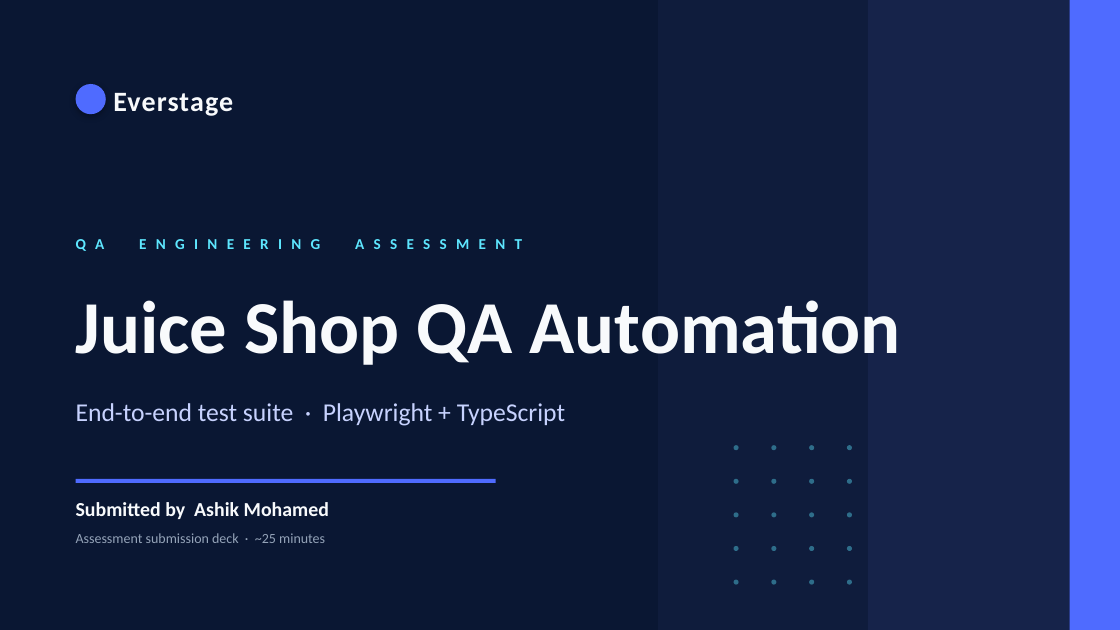
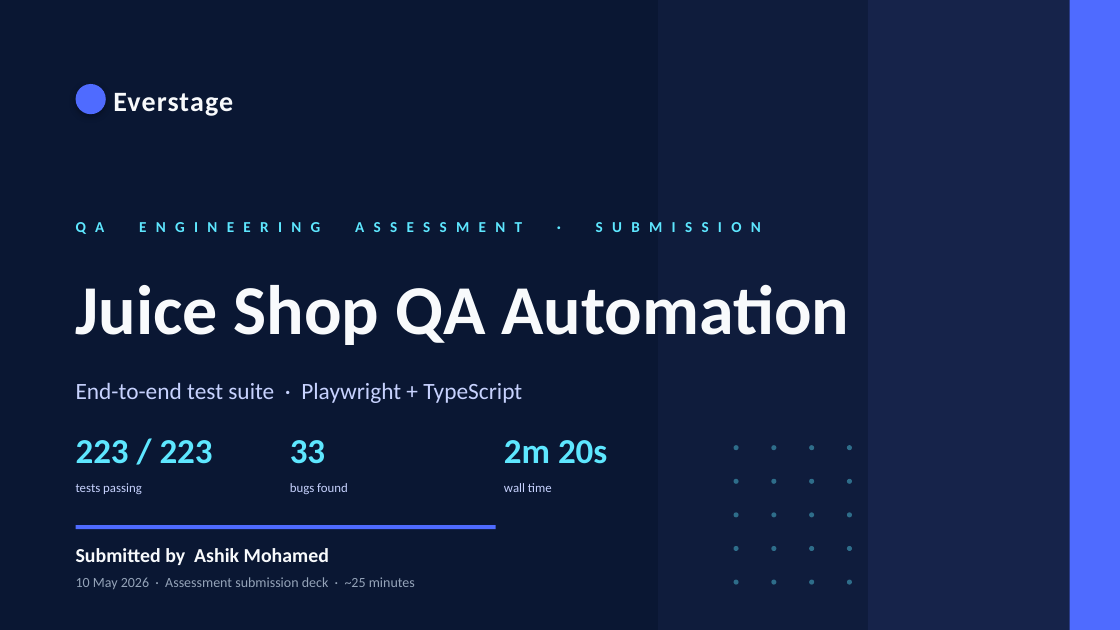
Before and after one commit to ashikmohamed86-svg/Everstage_QA_Assignment, a slide deck: slide 1 of docs/Everstage-QA-Presentation-Themed.pptx. Drawn at 1120x630 pixels with LibreOffice and Linux fonts; fonts in the diff are those of the drawing. Boxes give left, top, right and bottom in pixels: in the first picture for what was removed or moved away, otherwise in the second. Text is boxed around its words. In the diff, an @@ line names an element or a change of style, - is before the commit and + after.

```diff
--- a/docs/Everstage-QA-Presentation-Themed.pptx
+++ b/docs/Everstage-QA-Presentation-Themed.pptx
@@ text at bbox=[76, 210, 1000, 244]: text changed @@
-QA ENGINEERING ASSESSMENT
+QA ENGINEERING ASSESSMENT · SUBMISSION
@@ text "Juice Shop QA Automation": place and size @@
-text "Juice Shop QA Automation" at bbox=[76, 300, 901, 365]
+text "Juice Shop QA Automation" at bbox=[76, 284, 849, 345]
@@ text "Juice Shop QA Automation" at bbox=[76, 284, 849, 345]: size 64 to 60 pt @@
@@ text "End-to-end test suite · Playwright ...": place and size @@
-text "End-to-end test suite · Playwright ..." at bbox=[76, 403, 565, 426]
+text "End-to-end test suite · Playwright ..." at bbox=[76, 382, 522, 403]
@@ text "End-to-end test suite · Playwright ..." at bbox=[76, 382, 522, 403]: size 22 to 20 pt @@
@@ text added at bbox=[76, 440, 213, 464], 30 pt, text #5EE7FF, bold @@
+223 / 223
@@ text added at bbox=[290, 440, 325, 464], 30 pt, text #5EE7FF, bold @@
+33
@@ text added at bbox=[504, 440, 607, 464], 30 pt, text #5EE7FF, bold @@
+2m 20s
@@ text added at bbox=[76, 483, 142, 494], 11 pt, text #C7D2FE @@
+tests passing
@@ text added at bbox=[290, 483, 348, 494], 11 pt, text #C7D2FE @@
+bugs found
@@ text added at bbox=[504, 483, 552, 492], 11 pt, text #C7D2FE @@
+wall time
@@ text "Submitted by Ashik Mohamed": place and size @@
-text "Submitted by Ashik Mohamed" at bbox=[76, 502, 329, 519]
+text "Submitted by Ashik Mohamed" at bbox=[76, 548, 329, 565]
@@ rectangle: place and size @@
-rectangle at bbox=[76, 479, 496, 483]
+rectangle at bbox=[76, 525, 496, 529]
@@ text at bbox=[76, 577, 415, 589]: text changed @@
-Assessment submission deck · ~25 minutes
+10 May 2026 · Assessment submission deck · ~25 minutes
```
Also in this commit, not shown: 1 other slide changed.
